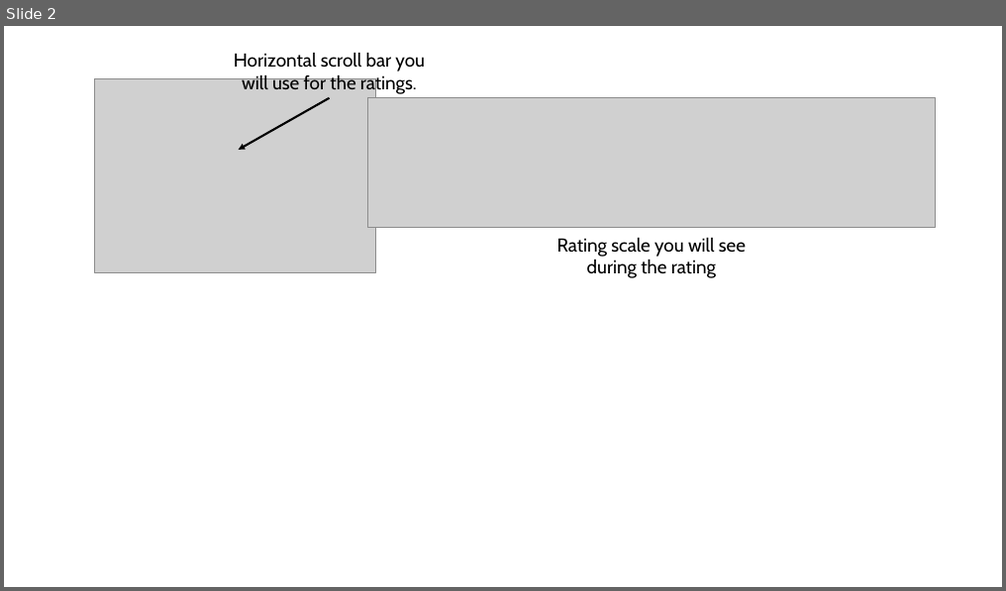
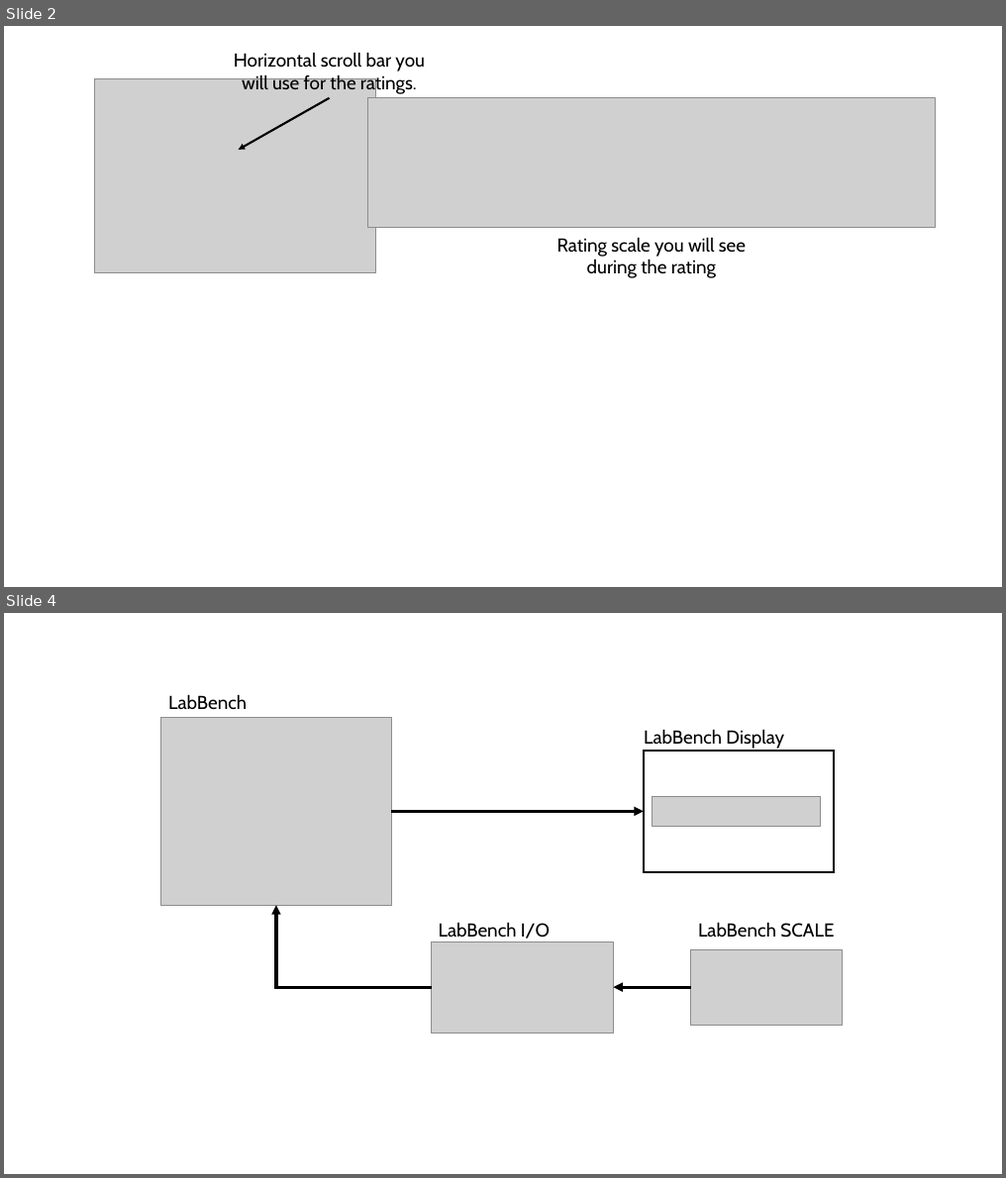
Before and after one commit to LabBench-Society/Protocols, a slide deck: docs/alloknesisDemo/Illustrations.pptx. Shown one above the other, each under a label of ours: slide 2 before the commit, slides 2 and 4 after it; the slides between them are not shown. The pictures are 1006x591 and 1006x1178 pixels, drawn with LibreOffice and Linux fonts; fonts in the diff are those of the drawing; grey boxes stand for pictures. Boxes give left, top, right and bottom in pixels: in the first picture for what was removed or moved away, otherwise in the second. Text is boxed around its words. In the diff, an @@ line names an element or a change of style, - is before the commit and + after.

```diff
--- a/docs/alloknesisDemo/Illustrations.pptx
+++ b/docs/alloknesisDemo/Illustrations.pptx
@@ slide 4 added at (x1=4, y1=613, x2=1002, y2=1174), background #FFFFFF @@
@@ text added at (x1=168, y1=694, x2=247, y2=709), 18 pt, text #000000 @@
+LabBench
@@ picture added at (x1=161, y1=718, x2=391, y2=906) @@
@@ text added at (x1=644, y1=729, x2=784, y2=749), 18 pt, text #000000 @@
+LabBench Display
@@ rectangle added at (x1=644, y1=751, x2=834, y2=872), outline #000000 1.5 pt @@
@@ elbow arrow added from (391, 811) to (644, 811), #000000 3 pt @@
@@ picture added at (x1=652, y1=797, x2=820, y2=827) @@
@@ elbow arrow added from (432, 987) to (276, 906), #000000 3 pt @@
@@ text added at (x1=439, y1=922, x2=549, y2=939), 18 pt, text #000000 @@
+LabBench I/O
@@ text added at (x1=698, y1=922, x2=834, y2=938), 18 pt, text #000000 @@
+LabBench SCALE
@@ picture added at (x1=432, y1=943, x2=614, y2=1033) @@
@@ picture added at (x1=690, y1=950, x2=842, y2=1026) @@
@@ elbow arrow added from (690, 987) to (614, 987), #000000 3 pt @@
```
Also in this commit, not shown: 2 other slides added, 4 other files.
